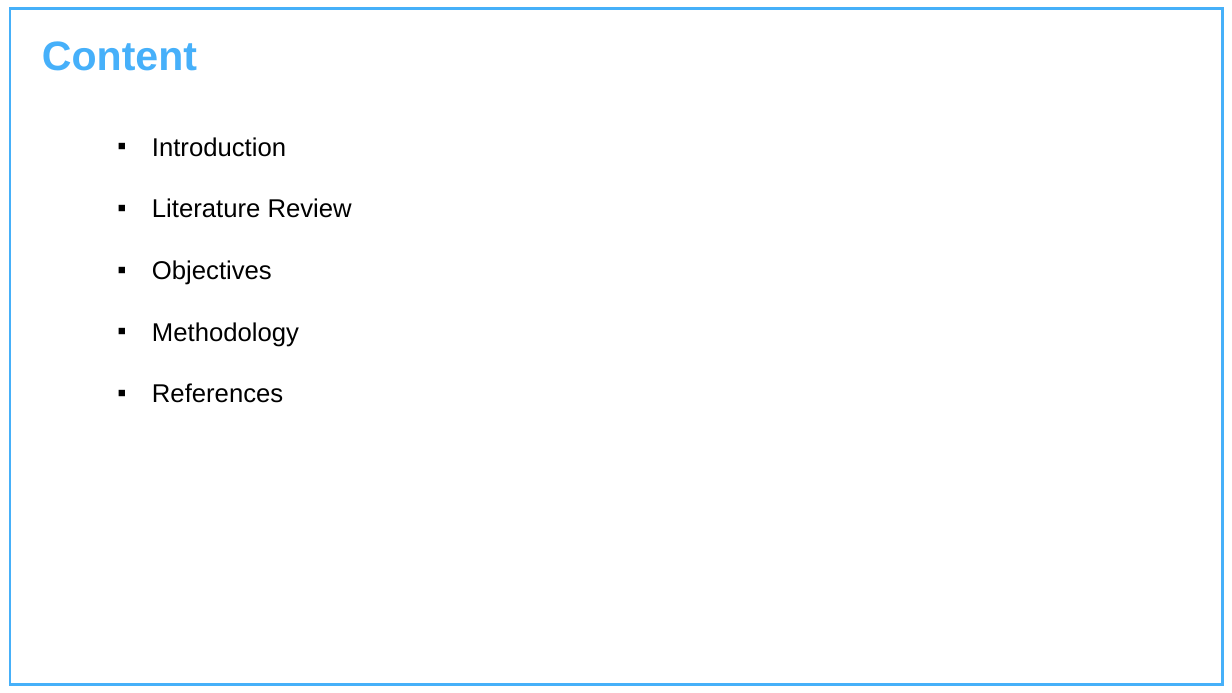
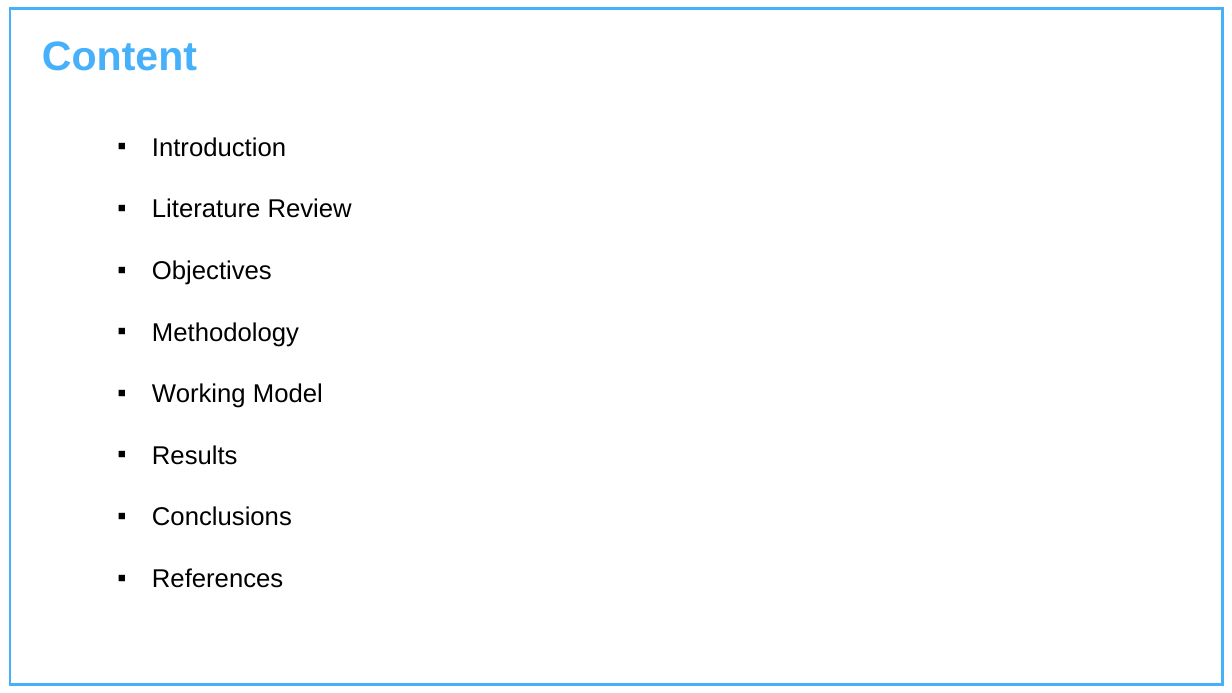
Before and after one commit to Charu-2718/AdaptiPlan, a slide deck: slide 2 of Project Presentation Template.pptx. Drawn at 1232x693 pixels with LibreOffice and Linux fonts; fonts in the diff are those of the drawing; background and template pictures are left out. Boxes give left, top, right and bottom in pixels: in the first picture for what was removed or moved away, otherwise in the second. Text is boxed around its words. In the diff, an @@ line names an element or a change of style, - is before the commit and + after.

Commit message:
new

```diff
--- a/Project Presentation Template.pptx
+++ b/Project Presentation Template.pptx
@@ text at bbox=[152, 383, 323, 526]: paragraphs added @@
+▪ Working Model
+▪ Results
+▪ Conclusions
```
Also in this commit, not shown: 6 slides added.
